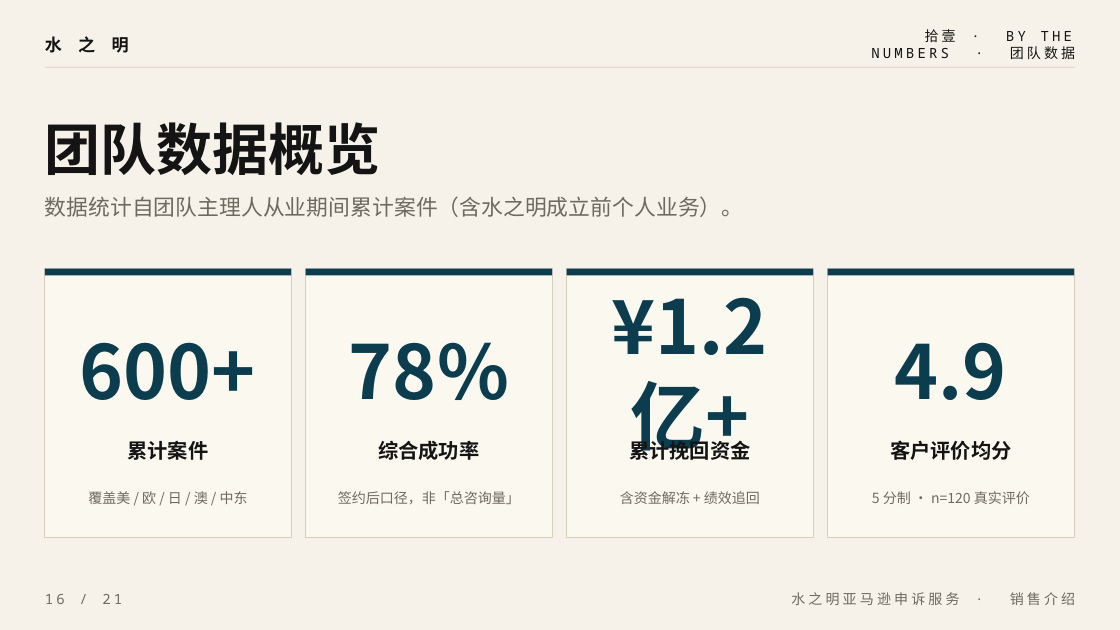
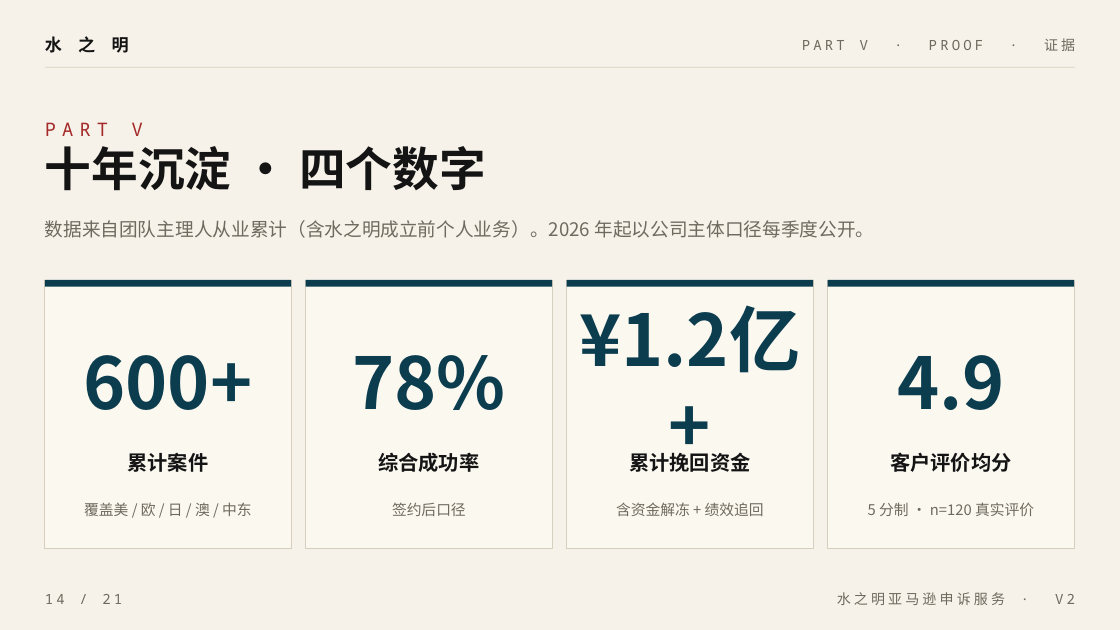
Before and after one commit to chenfei125/shuizhiming-site1, a slide deck: slide 14 of 水之明销售介绍.pptx (slide 16 before the commit). Drawn at 1120x630 pixels with LibreOffice and Linux fonts; fonts in the diff are those of the drawing. Boxes give left, top, right and bottom in pixels: in the first picture for what was removed or moved away, otherwise in the second. Text is boxed around its words. In the diff, an @@ line names an element or a change of style, - is before the commit and + after.

```diff
--- a/水之明销售介绍.pptx
+++ b/水之明销售介绍.pptx
@@ text at (x1=802, y1=38, x2=1075, y2=51): text changed; text colour #141414 to #6E6A5F @@
-拾壹 · BY THE NUMBERS · 团队数据
+PART V · PROOF · 证据
@@ text removed at (x1=45, y1=122, x2=381, y2=175) @@
-团队数据概览
@@ text added at (x1=45, y1=122, x2=143, y2=136), 12 pt, text #A52A2A @@
+PART V
@@ text added at (x1=45, y1=146, x2=486, y2=191), 30 pt, text #141414, bold @@
+十年沉淀 · 四个数字
@@ text at (x1=45, y1=220, x2=874, y2=238): text changed; size 14 to 12 pt @@
-数据统计自团队主理人从业期间累计案件（含水之明成立前个人业务）。
+数据来自团队主理人从业累计（含水之明成立前个人业务）。2026 年起以公司主体口径每季度公开。
@@ 11 texts, 8 rectangles moved together from (x1=45, y1=269, x2=1074, y2=538) to (x1=45, y1=280, x2=1074, y2=549) @@
@@ size 48 to 46 pt in 4 elements at (x1=84, y1=355, x2=253, y2=410), (x1=352, y1=355, x2=505, y2=410), (x1=579, y1=305, x2=800, y2=373), (x1=897, y1=355, x2=1005, y2=410) @@
@@ text at (x1=392, y1=502, x2=466, y2=516): text changed; size 9 to 9.5 pt @@
-签约后口径，非「总咨询量」
+签约后口径
@@ size 9 to 9.5 pt in 3 elements at (x1=84, y1=502, x2=251, y2=516), (x1=616, y1=502, x2=764, y2=516), (x1=868, y1=502, x2=1034, y2=516) @@
@@ text at (x1=45, y1=594, x2=122, y2=604): text changed @@
-16 / 21
+14 / 21
@@ text at (x1=837, y1=592, x2=1075, y2=605): text changed @@
-水之明亚马逊申诉服务 · 销售介绍
+水之明亚马逊申诉服务 · V2
```
Also in this commit, not shown: 5 other slides changed, 15 slides added, 15 slides removed, 1 other file.
